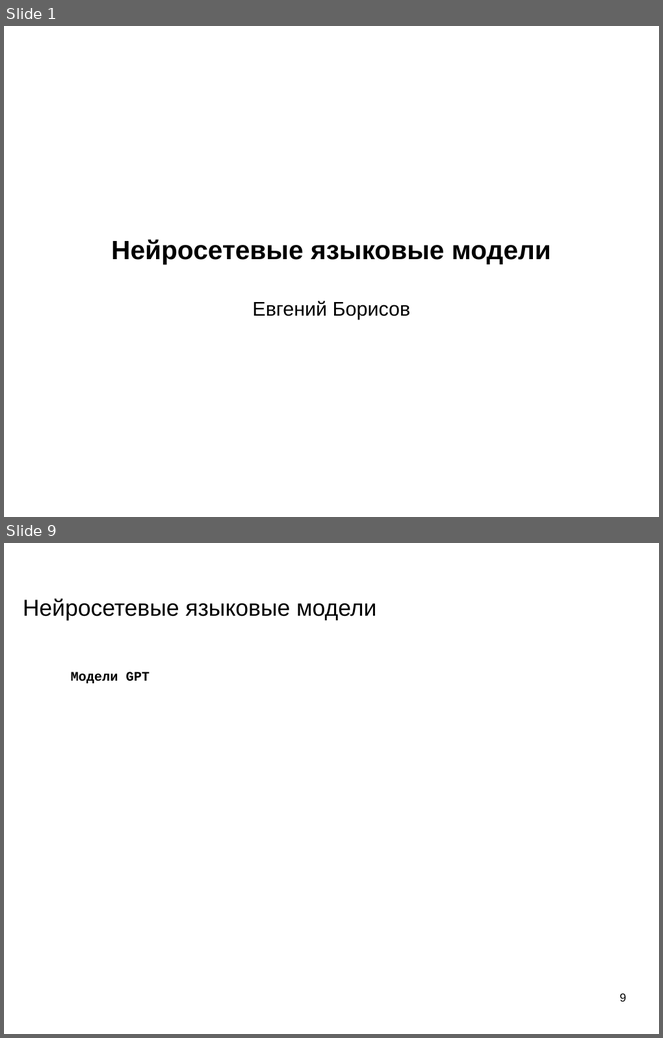
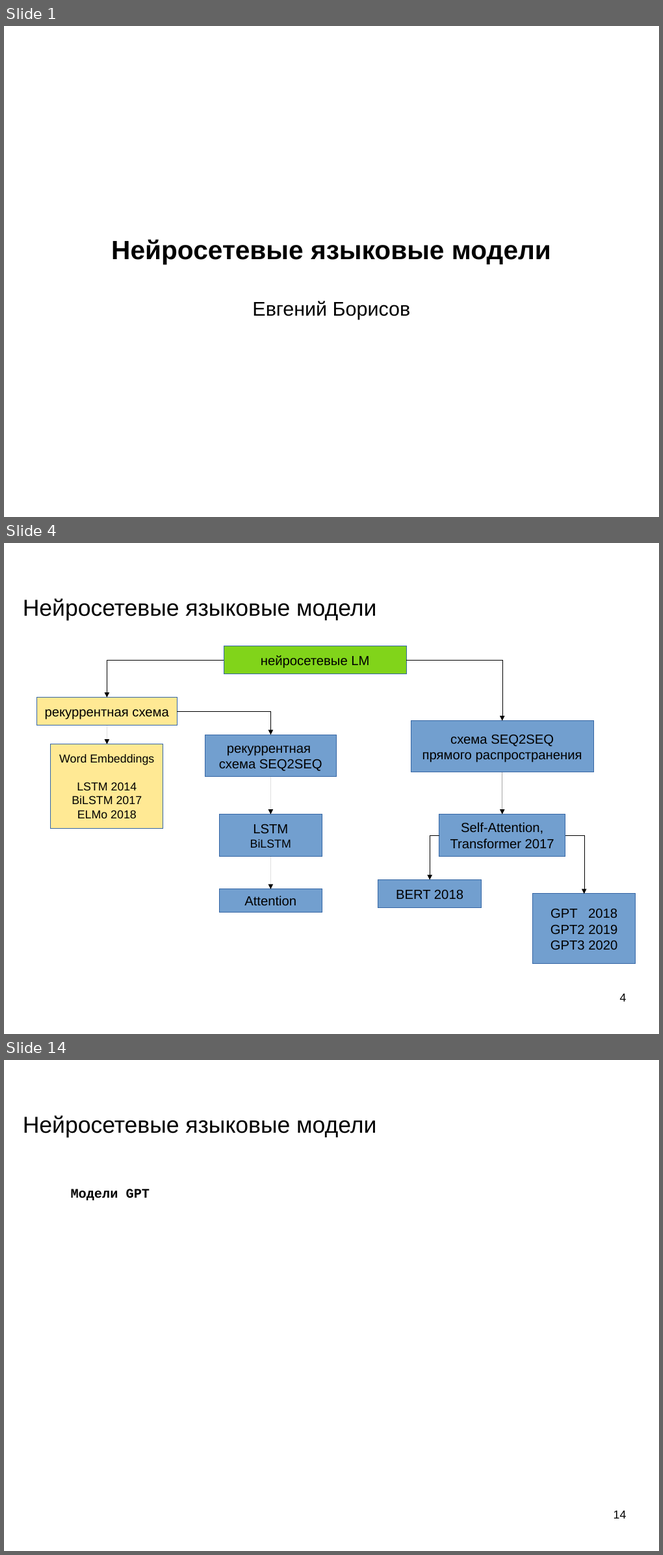
Before and after one commit to mechanoid5/ml_nlp_2022, a slide deck: 11-ann-lang-model.odp. Shown one above the other, each under a label of ours: slides 1 and 9 before the commit, slides 1, 4 and 14 after it; the slides between them are not shown. The pictures are 663x1038 and 663x1555 pixels, drawn with LibreOffice and Linux fonts; fonts in the diff are those of the drawing; background and template pictures are left out. Boxes give left, top, right and bottom in pixels: in the first picture for what was removed or moved away, otherwise in the second. Text is boxed around its words. In the diff, an @@ line names an element or a change of style, - is before the commit and + after.

```diff
--- a/11-ann-lang-model.odp
+++ b/11-ann-lang-model.odp
@@ slide 4 added at [4,543,659,1034], background picture (left out) @@
@@ title added at [23,598,376,620], 28 pt, text #000000 @@
+Нейросетевые языковые модели
@@ rectangle added at [224,646,406,674], fill #81D41A, outline #3465A4 0 pt, 16 pt, text #000000 @@
+нейросетевые LM
@@ elbow arrow added from (224, 660) to (107, 698), #000000 0 pt @@
@@ elbow arrow added from (406, 660) to (503, 720), #000000 0 pt @@
@@ rectangle added at [36,698,177,726], fill #FFE994, outline #3465A4 0 pt, 16 pt, text #000000 @@
+рекуррентная схема
@@ elbow arrow added from (177, 711) to (271, 735), #000000 0 pt @@
@@ arrow added from (107, 726) to (107, 745), #000000 0 pt @@
@@ rectangle added at [206,735,336,777], fill #729FCF, outline #3465A4 0 pt, 16 pt, text #000000 @@
+рекуррентная
+схема SEQ2SEQ
@@ rectangle added at [412,720,594,772], fill #729FCF, outline #3465A4 0 pt, 16 pt, text #000000 @@
+схема SEQ2SEQ
+прямого распространения
@@ rectangle added at [51,745,163,829], fill #FFE994, outline #3465A4 0 pt, 14 pt, text #000000 @@
+Word Embeddings
+LSTM 2014
+BiLSTM 2017
+ELMo 2018
@@ arrow added from (503, 772) to (503, 815), #000000 0 pt @@
@@ arrow added from (271, 777) to (271, 815), #000000 0 pt @@
@@ rectangle added at [219,815,322,857], fill #729FCF, outline #3465A4 0 pt, 14 pt, text #000000 @@
+LSTM
+BiLSTM
@@ rectangle added at [440,815,566,857], fill #729FCF, outline #3465A4 0 pt, 16 pt, text #000000 @@
+Self-Attention,
+Transformer 2017
@@ elbow arrow added from (440, 835) to (430, 880), #000000 0 pt @@
@@ elbow arrow added from (566, 835) to (584, 895), #000000 0 pt @@
@@ arrow added from (271, 857) to (271, 889), #000000 0 pt @@
@@ rectangle added at [219,889,322,913], fill #729FCF, outline #3465A4 0 pt, 16 pt, text #000000 @@
+Attention
@@ rectangle added at [378,880,482,908], fill #729FCF, outline #3465A4 0 pt, 16 pt, text #000000 @@
+BERT 2018
@@ rectangle added at [533,895,636,965], fill #729FCF, outline #3465A4 0 pt, 16 pt, text #000000 @@
+GPT 2018
+GPT2 2019
+GPT3 2020
@@ page number added at [620,993,627,1002], 14 pt, text #000000 @@
+4
@@ what was slide 9 is now slide 14 @@
@@ page number at [614,1510,627,1519]: text changed @@
-9
+14
```
Also in this commit, not shown: 6 slides changed, 5 other slides added, 1 slide removed.
